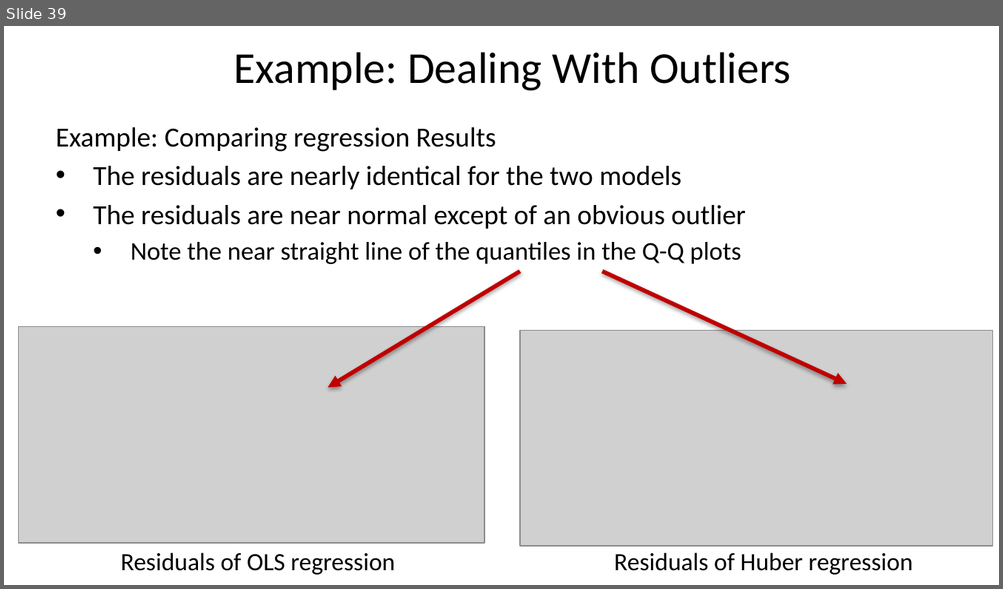
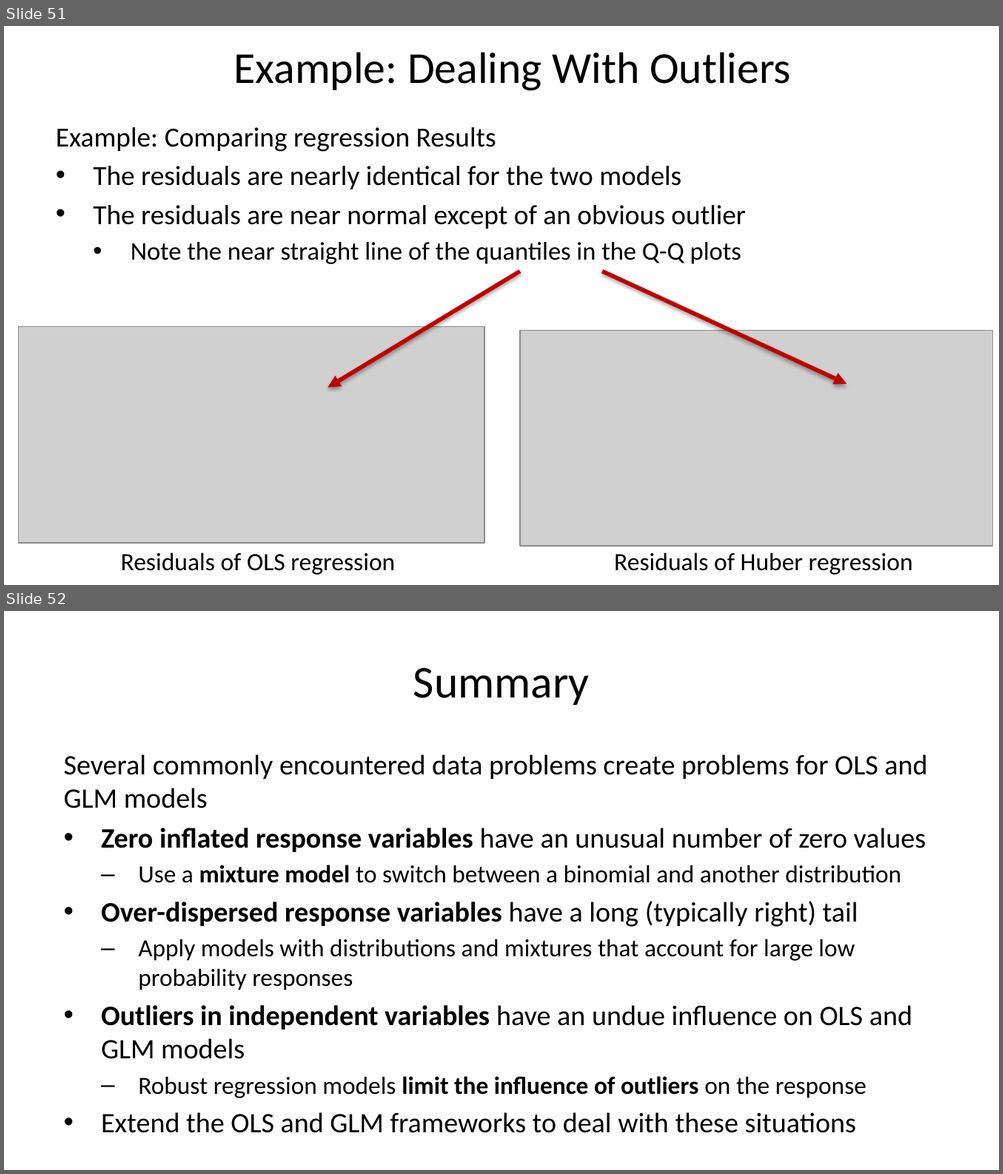
Before and after one commit to StephenElston/CSCI-E-83, a slide deck: LectureSlides/10b_ModelsFor OutliersAndOverdispersion.pptx. Shown one above the other, each under a label of ours: slide 39 before the commit, slides 51 and 52 after it. The pictures are 1003x589 and 1003x1174 pixels, drawn with LibreOffice and Linux fonts; fonts in the diff are those of the drawing; grey boxes stand for pictures. Boxes give left, top, right and bottom in pixels: in the first picture for what was removed or moved away, otherwise in the second. Text is boxed around its words. In the diff, an @@ line names an element or a change of style, - is before the commit and + after.

```diff
--- a/LectureSlides/10b_ModelsFor OutliersAndOverdispersion.pptx
+++ b/LectureSlides/10b_ModelsFor OutliersAndOverdispersion.pptx
@@ slide 52 added at box(4, 611, 999, 1170), background #FFFFFF @@
@@ title added at box(413, 668, 589, 705), 33 pt, text #000000 @@
+Summary
@@ text added at box(64, 755, 927, 1133), 20.4 pt, text #000000 @@
+Several commonly encountered data problems create problems for OLS and GLM models
+• Zero inflated response variables have an unusual number of zero values
+  – Use a mixture model to switch between a binomial and another distribution
+• Over-dispersed response variables have a long (typically right) tail
+  – Apply models with distributions and mixtures that account for large low probability responses
+• Outliers in independent variables have an undue influence on OLS and GLM models
+  – Robust regression models limit the influence of outliers on the response
+• Extend the OLS and GLM frameworks to deal with these situations
@@ what was slide 39 is now slide 51 @@
```
Also in this commit, not shown: 1 slide changed, 11 other slides added, 2 slides removed.
